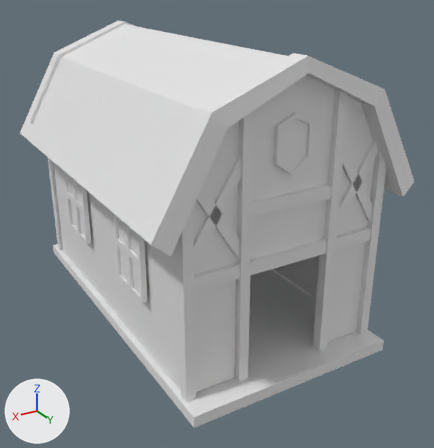
One commit to the FBX model Assets/3D/Models/FarmHouse.fbx: the scene before it, then after it.
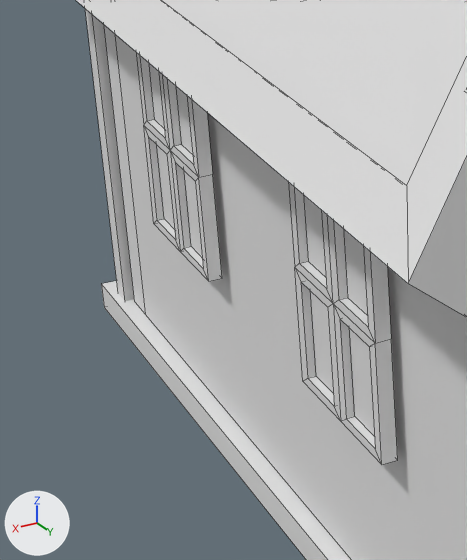
Each version is shown whole from a camera (50 mm lens) standing at (4.23, 7.8, 4.91) and looking at (-0.17, 0.45, 1.24), then close up on the part from 5% to 39% of the width and 34% to 74% of the height. The lights are fixed; the arrows at lower left show +X, +Y and +Z. The close-ups show mesh edges as thin lines.

Before the edit, the objects in view are built like this:
```python
me_cube_012 = bpy.data.meshes.new('Cube.012')
me_cube_012.from_pydata(...)  # 220 vertices, 180 faces; spans x -1.57..1.57, y -3.93..0.03, z -2.15..0.35
me_cube_028 = bpy.data.meshes.new('Cube.028')
me_cube_028.from_pydata(...)  # 70 vertices, 18 faces; spans x -1.53..1.53, y -3.87..-0.01, z -2.11..0.29
me_cube_032 = bpy.data.meshes.new('Cube.032')
me_cube_032.from_pydata([(0.0, -2.35, 4.0), (0.0, 2.37, 4.0), (1.16, -2.35, 3.53), (1.16, 2.37, 3.53), (1.76, -2.35, 2.47), (1.76, 2.37, 2.47), (-1.16, -2.35, 3.53), (-1.16, 2.37, 3.53), (-1.76, -2.35, 2.47), (-1.76, 2.37, 2.47)], [], [(2, 0, 1, 3), (4, 2, 3, 5), (6, 7, 1, 0), (8, 9, 7, 6)])
ob_room = bpy.data.objects.new('Room', me_cube_032)
ob_room.location = (0.003, 0.004, -0.014)
ob_windowframe = bpy.data.objects.new('WindowFrame', me_cube_012)
ob_windowframe.location = (0.003, 2.463, 3.034)
ob_windowglass = bpy.data.objects.new('WindowGlass', me_cube_028)
ob_windowglass.location = (0.003, 2.463, 3.034)
# also in view: 'Cube' at (0.0, 0.0, 1.92); 'Base' at (0.0, 0.0, -0.09); 'RoomRim' at (0.0, 0.03, 3.06); 'Beams' at (0.0, -0.05, 1.76)
```
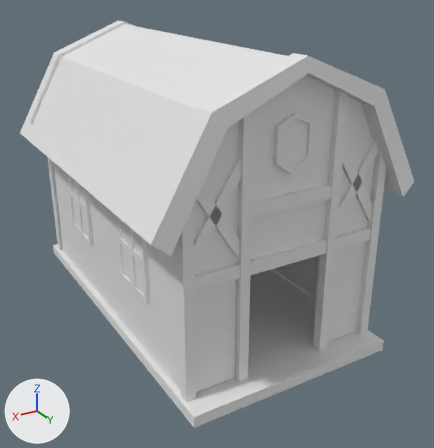
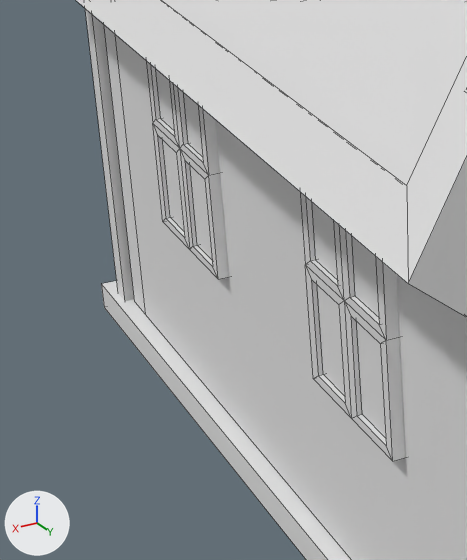
The change, as a diff of the scene's bpy script:
```diff
--- a/Assets/3D/Models/FarmHouse.fbx.py
+++ b/Assets/3D/Models/FarmHouse.fbx.py
@@ me_cube_028 @@
 me_cube_028.from_pydata(...)  # 70 vertices, 18 faces; spans x -1.53..1.53, y -3.87..-0.01, z -2.11..0.29
 # used by ob_windowglass; location = (0.003, 2.463, 3.034)
+# me_cube_028 part 1: the loose piece of 4 vertices spanning x 1.53, y -1.35..-1.05, z -1.54..-1.06 is moved by (-0.03, 0.37, 3.03)
+# me_cube_028 part 2: the loose piece of 4 vertices spanning x 1.53, y -1.78..-1.48, z -1.54..-1.06 is moved by (-0.03, 0.37, 2.47)
+# me_cube_028 part 3: the loose piece of 4 vertices spanning x 1.53, y -1.35..-1.05, z -2.11..-1.63 is moved by (-0.03, 0.37, 3.03)
+# me_cube_028 part 4: the loose piece of 4 vertices spanning x 1.53, y -1.78..-1.48, z -2.11..-1.63 is moved by (-0.03, 0.37, 3.6)
+# me_cube_028 part 5: the loose piece of 4 vertices spanning x 1.53, y -3.44..-3.14, z -1.54..-1.06 is moved by (-0.03, 4.13, 3.03)
+# me_cube_028 part 6: the loose piece of 4 vertices spanning x 1.53, y -3.87..-3.57, z -1.54..-1.06 is moved by (-0.03, 4.98, 2.47)
+# me_cube_028 part 7: the loose piece of 4 vertices spanning x 1.53, y -3.44..-3.14, z -2.11..-1.63 is moved by (-0.03, 4.13, 3.03)
+# me_cube_028 part 8: the loose piece of 4 vertices spanning x -1.53, y -1.35..-1.05, z -1.54..-1.06 is moved by (3.02, 2.46, 3.03)
+# me_cube_028 part 9: the loose piece of 4 vertices spanning x 1.53, y -3.87..-3.57, z -2.11..-1.63 is moved by (-3.02, 4.98, 3.6)
@@ me_cube_012 @@
 me_cube_012.from_pydata(...)  # 220 vertices, 180 faces; spans x -1.57..1.57, y -3.93..0.03, z -2.15..0.35
 # used by ob_windowframe; location = (0.003, 2.463, 3.034)
+# me_cube_012 part 10: the loose piece of 49 vertices spanning x 1.5..1.57, y -3.93..-3.08, z -2.15..-1.02 is moved by (-0.05, 2.46, 3.03)
+# me_cube_012 part 11: the loose piece of 49 vertices spanning x 1.5..1.57, y -1.84..-0.99, z -2.15..-1.02 is moved by (-0.05, 2.46, 3.03)
@@ ob_windowglass @@
 ob_windowglass = bpy.data.objects.new('WindowGlass', me_cube_028)
-ob_windowglass.location = (0.003, 2.463, 3.034)
+ob_windowglass.location = (0.0, 0.0, 0.0)
@@ ob_windowframe @@
 ob_windowframe = bpy.data.objects.new('WindowFrame', me_cube_012)
-ob_windowframe.location = (0.003, 2.463, 3.034)
+ob_windowframe.location = (0.0, 0.0, 0.0)
```

What differs and where, as boxes (x1, y1, x2, y2) in the close-ups (467 x 560 px; the box of a moved part takes in the faces that stretch with it):
'WindowFrame', reshaped, moved: before (136, 52, 398, 465); after (146, 60, 406, 461)
'WindowGlass', reshaped, moved: before (148, 62, 374, 435); after (155, 68, 386, 438)
part 1 of me_cube_028, moved or reshaped: before (343, 229, 367, 315); after (183, 92, 203, 157)
part 2 of me_cube_028, moved or reshaped: before (304, 195, 326, 277); after (163, 140, 184, 231)
part 3 of me_cube_028, moved or reshaped: before (350, 329, 374, 435); after (190, 166, 212, 260)
part 4 of me_cube_028, moved or reshaped: before (310, 291, 334, 394); after (155, 68, 174, 130)
part 5 of me_cube_028, moved or reshaped: before (176, 86, 193, 155); after (311, 201, 337, 279)
part 6 of me_cube_028, moved or reshaped: before (148, 62, 164, 128); after (357, 322, 386, 438)
part 7 of me_cube_028, moved or reshaped: before (184, 171, 202, 257); after (317, 285, 345, 396)
part 8 of me_cube_028, moved or reshaped (not visible before): after (351, 235, 379, 317)
part 9 of me_cube_028, moved or reshaped (not visible afterwards): before (157, 145, 174, 228)
part 10 of me_cube_012, moved or reshaped: before (136, 52, 222, 281); after (146, 60, 229, 279)
part 11 of me_cube_012, moved or reshaped: before (288, 182, 398, 465); after (300, 192, 406, 461)
